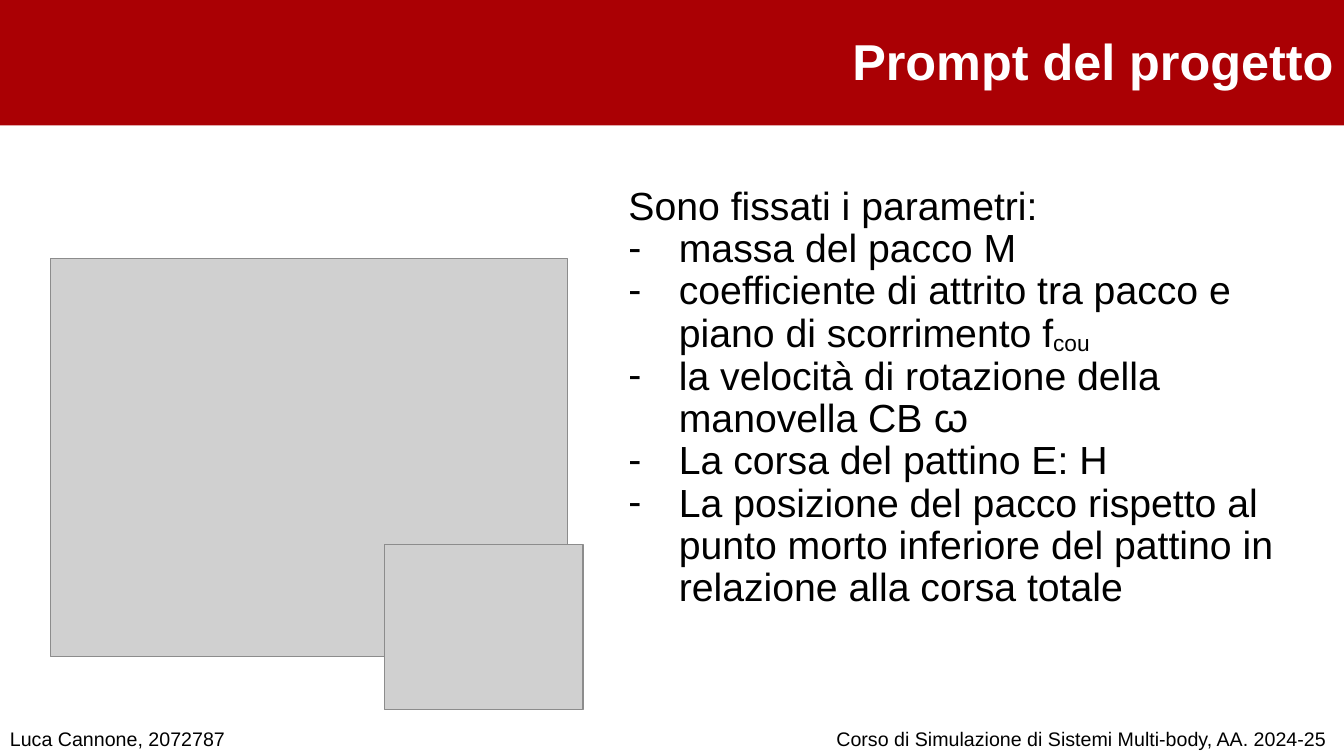
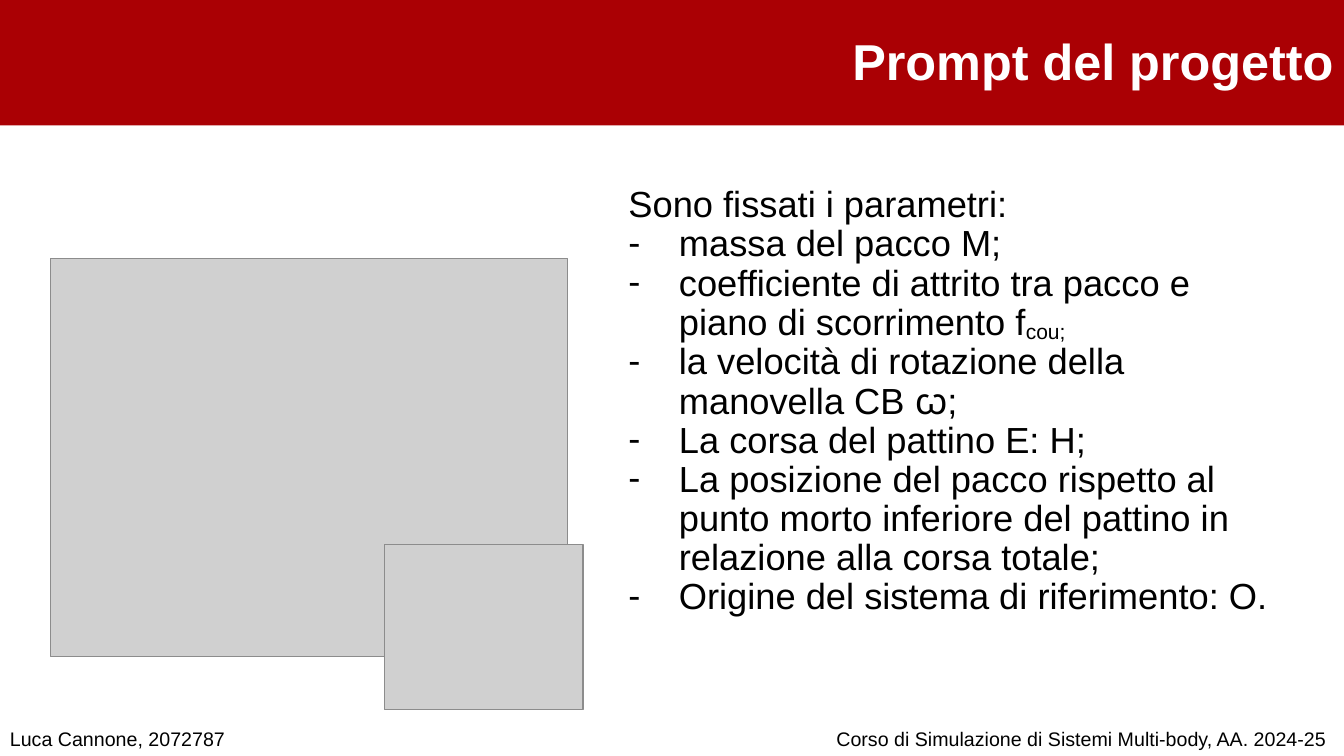
Before and after one commit to cannoneluca/Progetto_Simulazione_MultiBody, a slide deck: slide 2 of Presentazione .pptx. Drawn at 1344x756 pixels with LibreOffice and Linux fonts; fonts in the diff are those of the drawing; grey boxes stand for pictures; background and template pictures are left out. Boxes give left, top, right and bottom in pixels: in the first picture for what was removed or moved away, otherwise in the second. Text is boxed around its words. In the diff, an @@ line names an element or a change of style, - is before the commit and + after.

```diff
--- a/Presentazione .pptx
+++ b/Presentazione .pptx
@@ text at [628,190,1007,224]: size 28 to 25.9 pt in "Sono fissati i parametri:" @@
@@ text at [679,229,1267,616]: text changed; size 28 to 25.9 pt @@
-– massa del pacco M
-– coefficiente di attrito tra pacco e piano di scorrimento fcou
-– la velocità di rotazione della manovella CB ꞷ
-– La corsa del pattino E: H
-– La posizione del pacco rispetto al punto morto inferiore del pattino in relazione alla corsa totale
+– massa del pacco M;
+– coefficiente di attrito tra pacco e piano di scorrimento fcou;
+– la velocità di rotazione della manovella CB ꞷ;
+– La corsa del pattino E: H;
+– La posizione del pacco rispetto al punto morto inferiore del pattino in relazione alla corsa totale;
+– Origine del sistema di riferimento: O.
```
Also in this commit, not shown: 18 other slides changed, 1 slide added, 1 slide removed.
